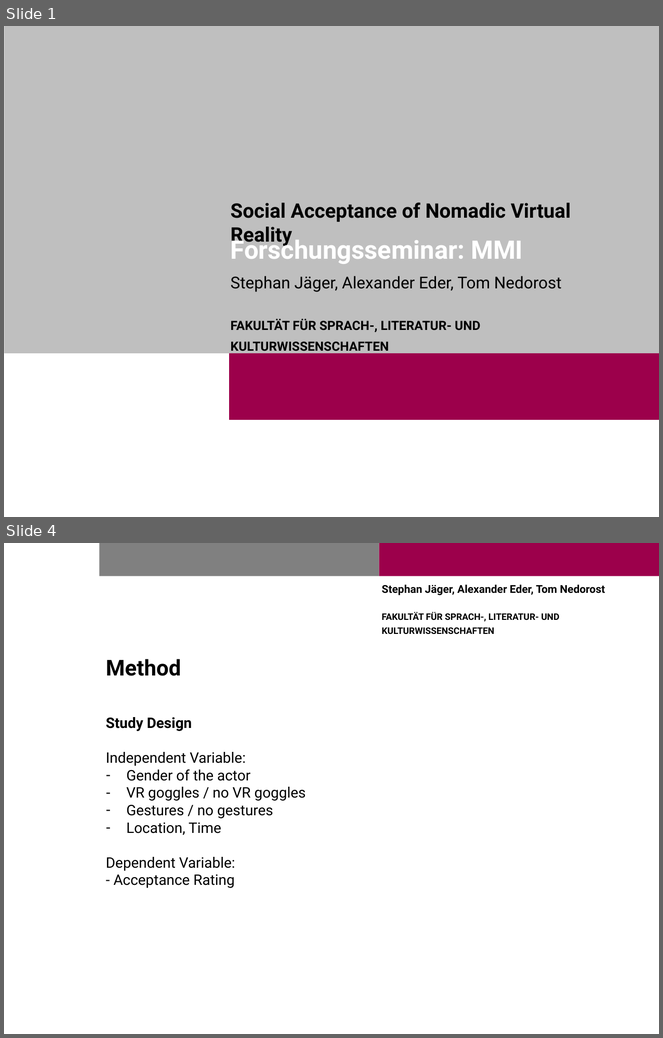
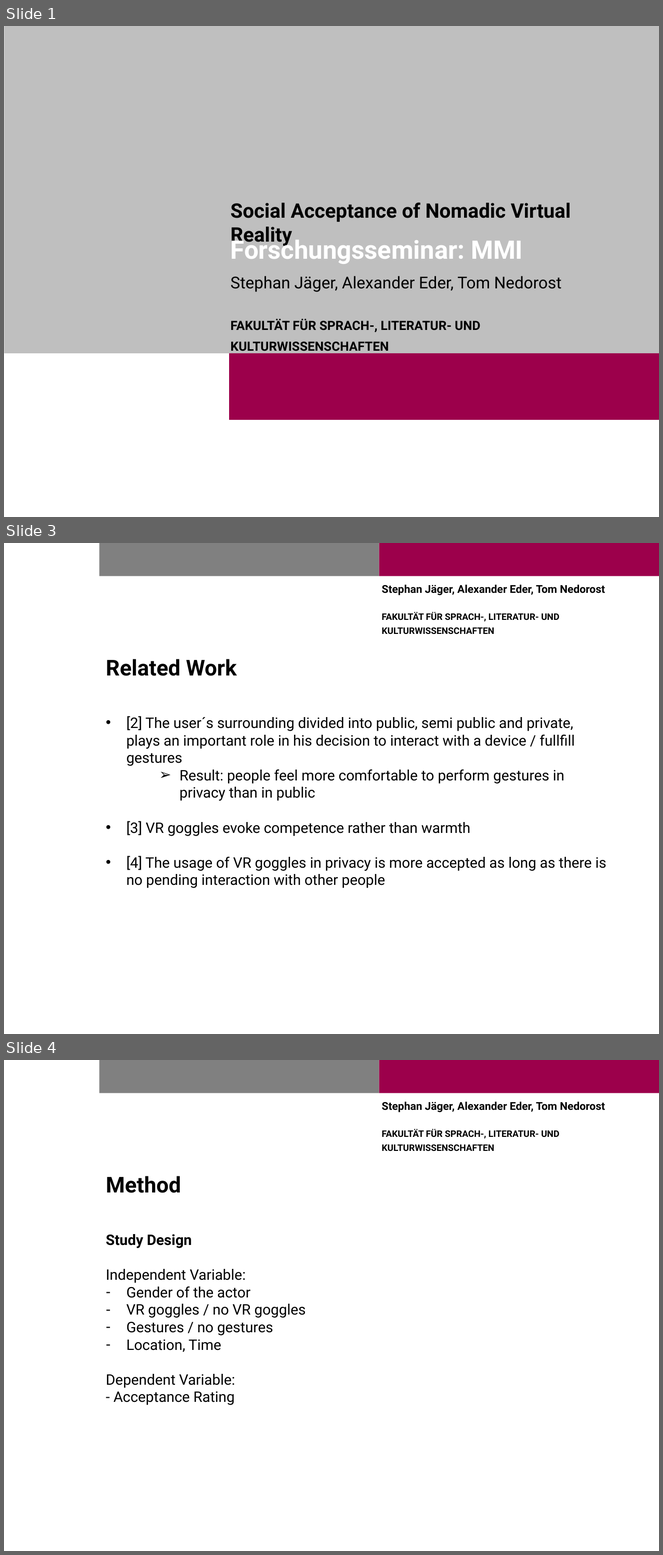
Before and after one commit to tomNedorost/MMI, a slide deck: Präsentationen/präs_MMI_Nomadic Acceptance_3.pptx. Shown one above the other, each under a label of ours: slides 1 and 4 before the commit, slides 1, 3 and 4 after it; the slides between them are not shown. The pictures are 663x1038 and 663x1555 pixels, drawn with LibreOffice and Linux fonts; fonts in the diff are those of the drawing; background and template pictures are left out. Boxes give left, top, right and bottom in pixels: in the first picture for what was removed or moved away, otherwise in the second. Text is boxed around its words. In the diff, an @@ line names an element or a change of style, - is before the commit and + after.

```diff
--- a/Präsentationen/präs_MMI_Nomadic Acceptance_3.pptx
+++ b/Präsentationen/präs_MMI_Nomadic Acceptance_3.pptx
@@ slide 3 added at <box>4,543,659,1034</box>, background #FFFFFF; not listed: 3 template elements that a slide beside it also shows @@
@@ title added at <box>106,659,237,676</box>, 24 pt, text #000000, bold @@
+Related Work
@@ text added at <box>126,716,607,888</box>, 16 pt, text #000000 @@
+• [2] The user´s surrounding divided into public, semi public and private, plays an important role in his decision to interact with a device / fullfill gestures
+  ➢ Result: people feel more comfortable to perform gestures in privacy than in public
+• [3] VR goggles evoke competence rather than warmth
+• [4] The usage of VR goggles in privacy is more accepted as long as there is no pending interaction with other people
```
Also in this commit, not shown: 1 slide changed, 1 other slide added, 1 slide removed, 13 other files.
